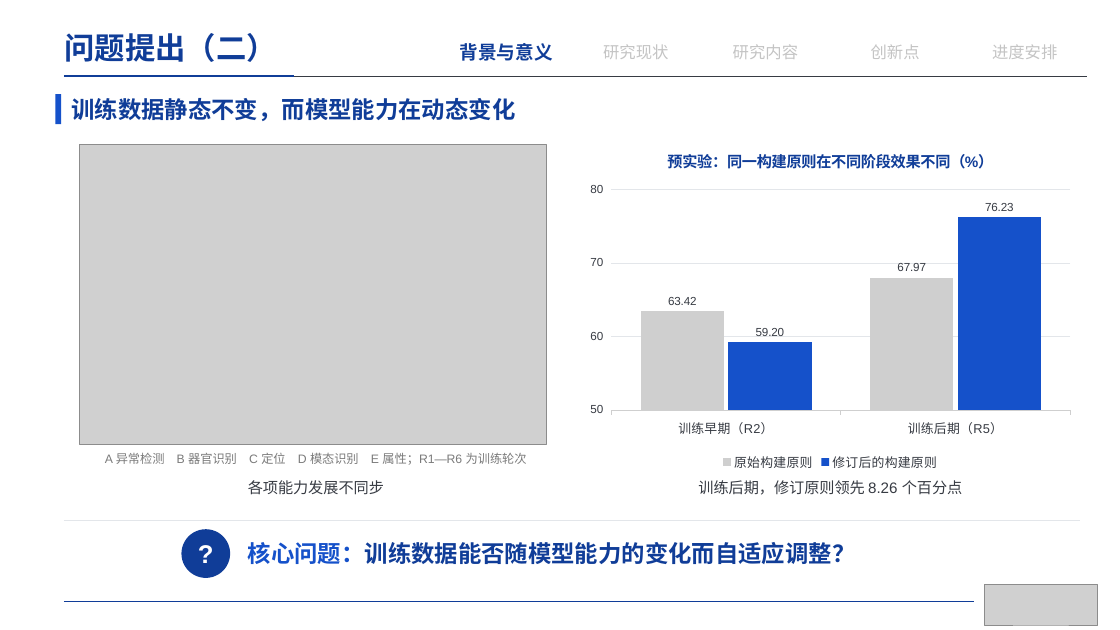
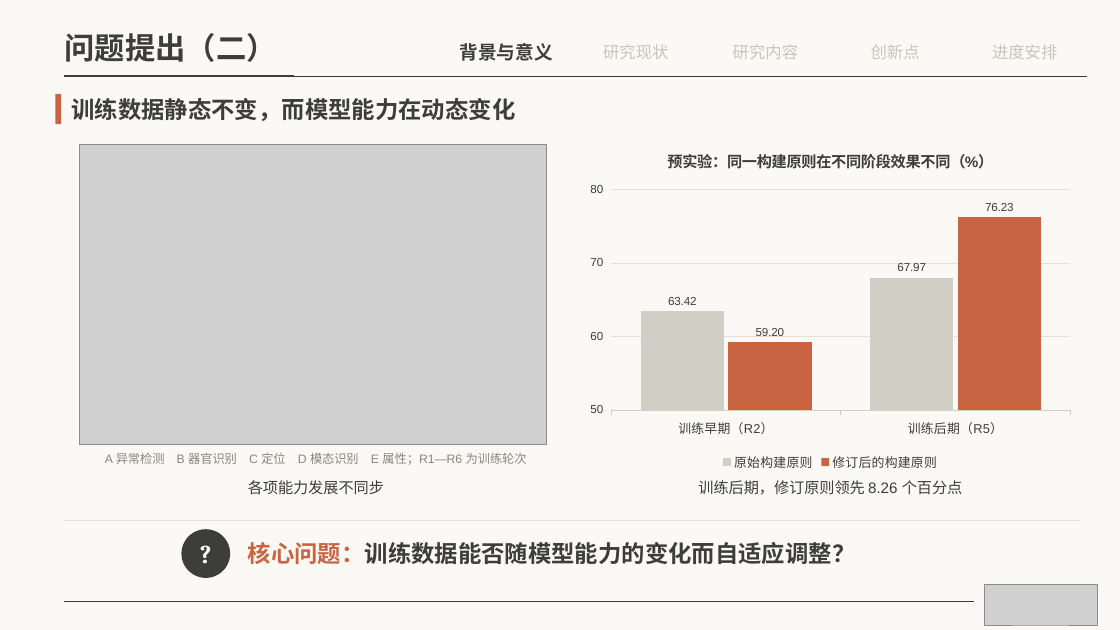
Before and after one commit to irving-2222/Graduation-Thesis, a slide deck: slide 6 of 开题答辩.pptx. Drawn at 1120x630 pixels with LibreOffice and Linux fonts; fonts in the diff are those of the drawing; grey boxes stand for pictures. Boxes give left, top, right and bottom in pixels: in the first picture for what was removed or moved away, otherwise in the second. Text is boxed around its words. In the diff, an @@ line names an element or a change of style, - is before the commit and + after.

```diff
--- a/开题答辩.pptx
+++ b/开题答辩.pptx
@@ background #FFFFFF to #FAF9F5 @@
@@ text "问题提出（二）" at <box>65,33,277,62</box>: font Arial to Cambria, text colour #103D98 to #3D3D3A @@
@@ text "背景与意义" at <box>460,43,553,61</box>: text colour #103D98 to #3D3D3A @@
@@ line (64, 76) - (1088, 76): stroke #373B43 0.5 pt to #3D3D3A 0.5 pt @@
@@ line (64, 76) - (293, 76): stroke #103D98 1.75 pt to #3D3D3A 1.75 pt @@
@@ text "训练数据静态不变，而模型能力在动态变化" at <box>71,98,515,121</box>: font Arial to Cambria, text colour #103D98 to #3D3D3A @@
@@ rectangle at <box>55,94,61,124</box>: fill #1551CA to #C96442 @@
@@ column chart at <box>581,134,1081,475</box> @@
@@ colour of 原始构建原则 #CFCFCF to #D1CFC5 @@
@@ colour of 修订后的构建原则 #1551CA to #C96442 @@
@@ category axis changed @@
@@ value axis changed @@
@@ lettering changed @@
@@ line (64, 521) - (1081, 521): stroke #E3E6EA 1 pt to #E3E0D6 1 pt @@
@@ ellipse "?" at <box>181,529,230,578</box>: font Arial to Cambria; fill #103D98 to #3D3D3A @@
@@ text "核心问题：训练数据能否随模型能力的变化而自适应调整？" at <box>248,542,856,564</box>: font Arial to Cambria; text colour #1551CA to #C96442, text colour #103D98 to #3D3D3A in "核心问题：训练数据能否随模型能力的变化而自适应调整？" @@
@@ line (64, 602) - (974, 602): stroke #103D98 0.5 pt to #3D3D3A 0.5 pt @@
```
Also in this commit, not shown: 21 other slides changed, 1 other file.
